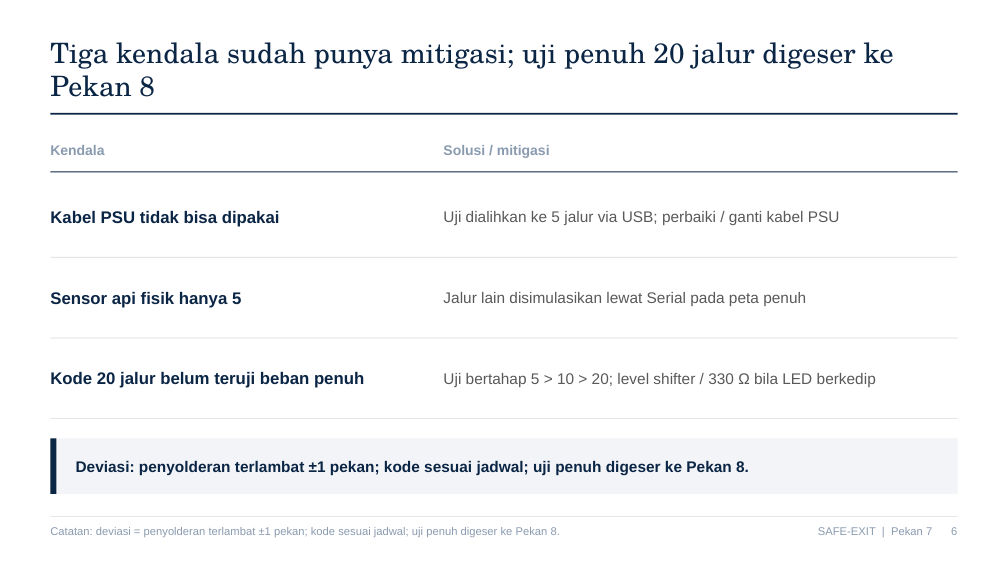
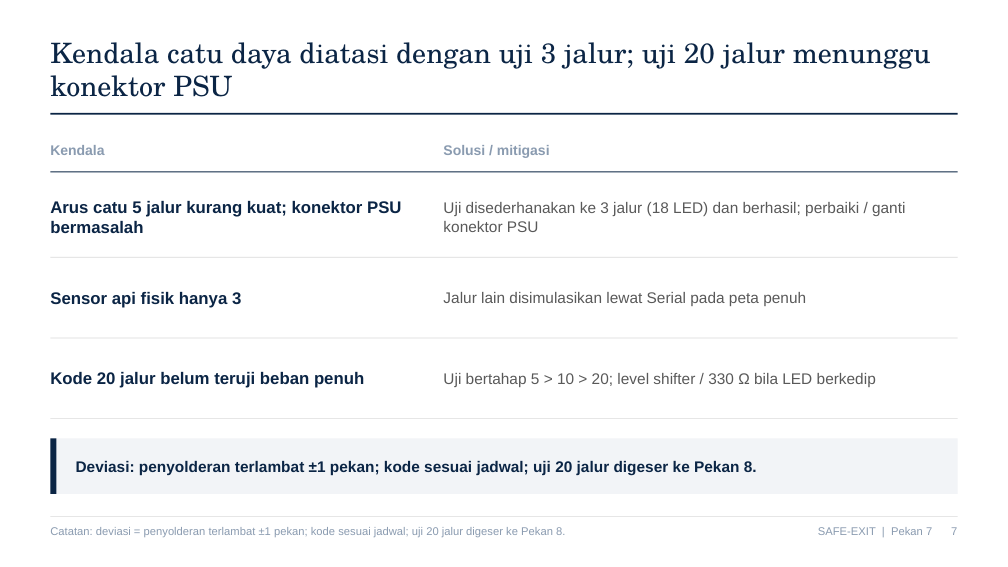
Before and after one commit to aryawiandra/despro-2, a slide deck: slide 7 of Week7/PPT_SAFE-EXIT_Pekan7_Kelompok21_MBB.pptx (slide 6 before the commit). Drawn at 1008x567 pixels with LibreOffice and Linux fonts; fonts in the diff are those of the drawing. Boxes give left, top, right and bottom in pixels: in the first picture for what was removed or moved away, otherwise in the second. Text is boxed around its words. In the diff, an @@ line names an element or a change of style, - is before the commit and + after.

```diff
--- a/Week7/PPT_SAFE-EXIT_Pekan7_Kelompok21_MBB.pptx
+++ b/Week7/PPT_SAFE-EXIT_Pekan7_Kelompok21_MBB.pptx
@@ text at [50, 42, 931, 97]: text changed @@
-Tiga kendala sudah punya mitigasi; uji penuh 20 jalur digeser ke Pekan 8
+Kendala catu daya diatasi dengan uji 3 jalur; uji 20 jalur menunggu konektor PSU
@@ text at [50, 201, 401, 233]: text changed @@
-Kabel PSU tidak bisa dipakai
+Arus catu 5 jalur kurang kuat; konektor PSU bermasalah
@@ text at [443, 202, 905, 232]: text changed @@
-Uji dialihkan ke 5 jalur via USB; perbaiki / ganti kabel PSU
+Uji disederhanakan ke 3 jalur (18 LED) dan berhasil; perbaiki / ganti konektor PSU
@@ text at [50, 292, 241, 308]: text changed @@
-Sensor api fisik hanya 5
+Sensor api fisik hanya 3
@@ text at [76, 461, 757, 475]: text changed @@
-Deviasi: penyolderan terlambat ±1 pekan; kode sesuai jadwal; uji penuh digeser ke Pekan 8.
+Deviasi: penyolderan terlambat ±1 pekan; kode sesuai jadwal; uji 20 jalur digeser ke Pekan 8.
@@ text at [50, 527, 565, 537]: text changed @@
-Catatan: deviasi = penyolderan terlambat ±1 pekan; kode sesuai jadwal; uji penuh digeser ke Pekan 8.
+Catatan: deviasi = penyolderan terlambat ±1 pekan; kode sesuai jadwal; uji 20 jalur digeser ke Pekan 8.
@@ text at [818, 527, 957, 535]: text changed @@
-SAFE-EXIT | Pekan 7 6
+SAFE-EXIT | Pekan 7 7
```
Also in this commit, not shown: 3 other slides changed, 1 slide added, 2 other files.
